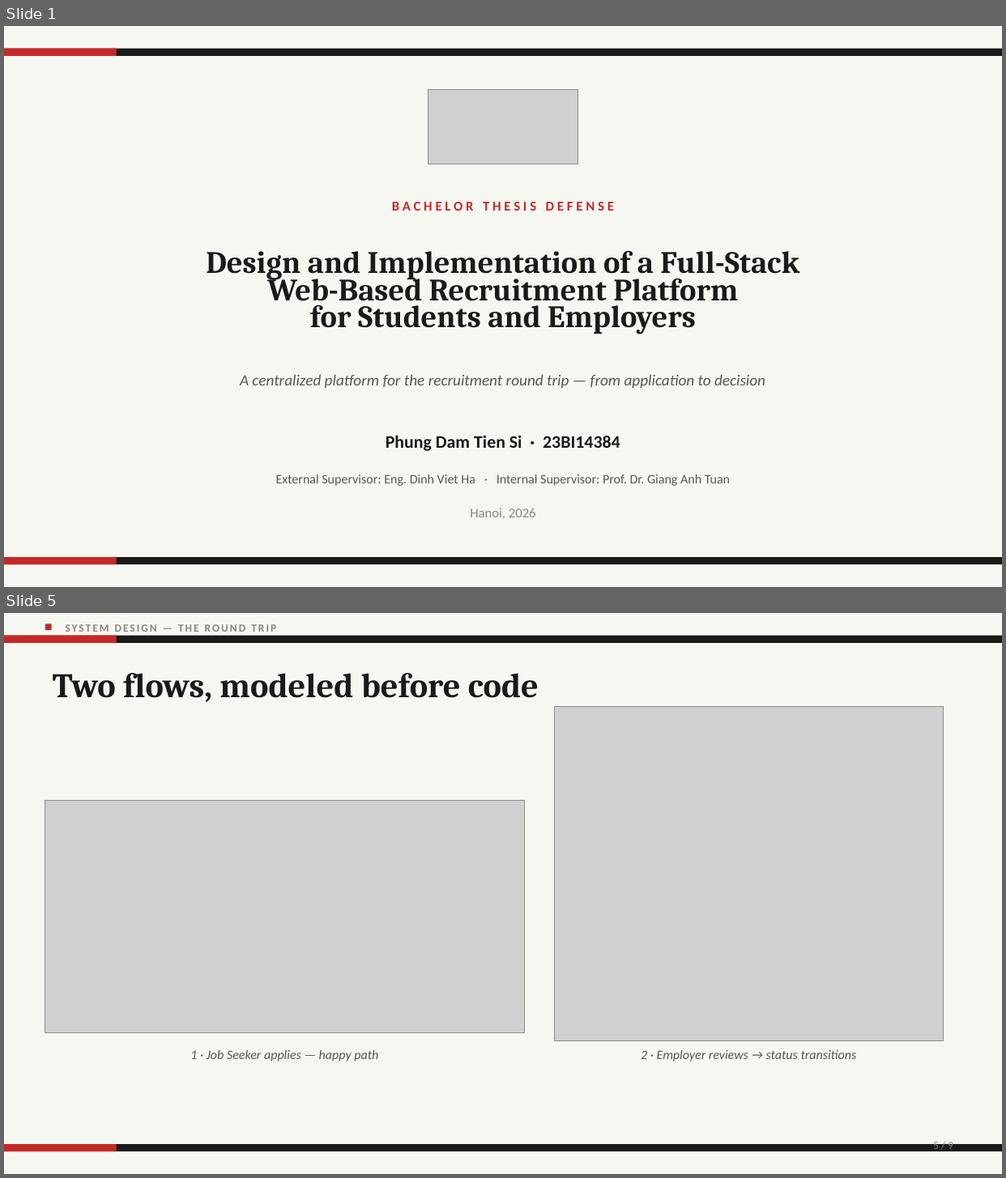
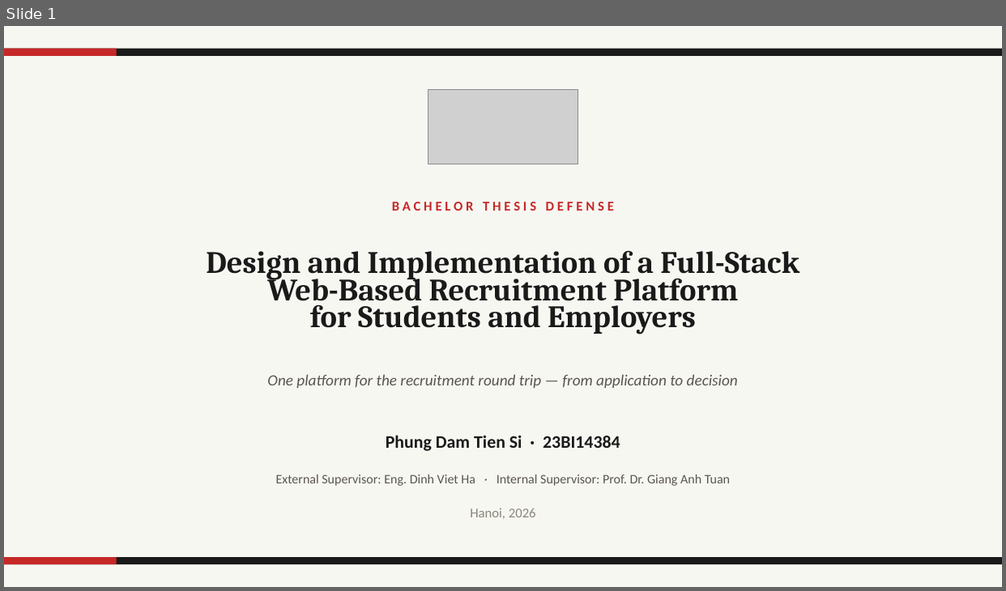
Before and after one commit to SiPhung953/Bachelor-Thesis-Report, a slide deck: presentation/defense-deck.pptx. Shown one above the other, each under a label of ours: slides 1 and 5 before the commit, slide 1 after it; the slides between them are not shown. The pictures are 1006x1178 and 1006x591 pixels, drawn with LibreOffice and Linux fonts; fonts in the diff are those of the drawing; grey boxes stand for pictures. Boxes give left, top, right and bottom in pixels: in the first picture for what was removed or moved away, otherwise in the second. Text is boxed around its words. In the diff, an @@ line names an element or a change of style, - is before the commit and + after.

```diff
--- a/presentation/defense-deck.pptx
+++ b/presentation/defense-deck.pptx
@@ slide 5 removed at bbox=[4, 613, 1002, 1174], background #F7F7F2 @@
@@ rectangle removed at bbox=[4, 636, 1002, 643] @@
@@ rectangle removed at bbox=[4, 636, 117, 643] @@
@@ rectangle removed at bbox=[45, 624, 52, 630] @@
@@ text removed at bbox=[66, 624, 276, 632] @@
-SYSTEM DESIGN — THE ROUND TRIP
@@ text removed at bbox=[53, 673, 539, 702] @@
-Two flows, modeled before code
@@ picture removed at bbox=[554, 707, 944, 1041] @@
@@ picture removed at bbox=[45, 800, 524, 1033] @@
@@ text removed at bbox=[190, 1050, 378, 1062] @@
-1 · Job Seeker applies — happy path
@@ text removed at bbox=[641, 1050, 857, 1062] @@
-2 · Employer reviews → status transitions
@@ rectangle removed at bbox=[4, 1144, 1002, 1152] @@
@@ rectangle removed at bbox=[4, 1144, 117, 1152] @@
@@ text removed at bbox=[933, 1140, 953, 1152] @@
-5 / 9
@@ slide 1 changed as well @@
@@ text at bbox=[267, 374, 738, 388]: text changed @@
-A centralized platform for the recruitment round trip — from application to decision
+One platform for the recruitment round trip — from application to decision
```
Also in this commit, not shown: 4 other slides changed, 21 slides added, 3 other slides removed, 7 other files.
